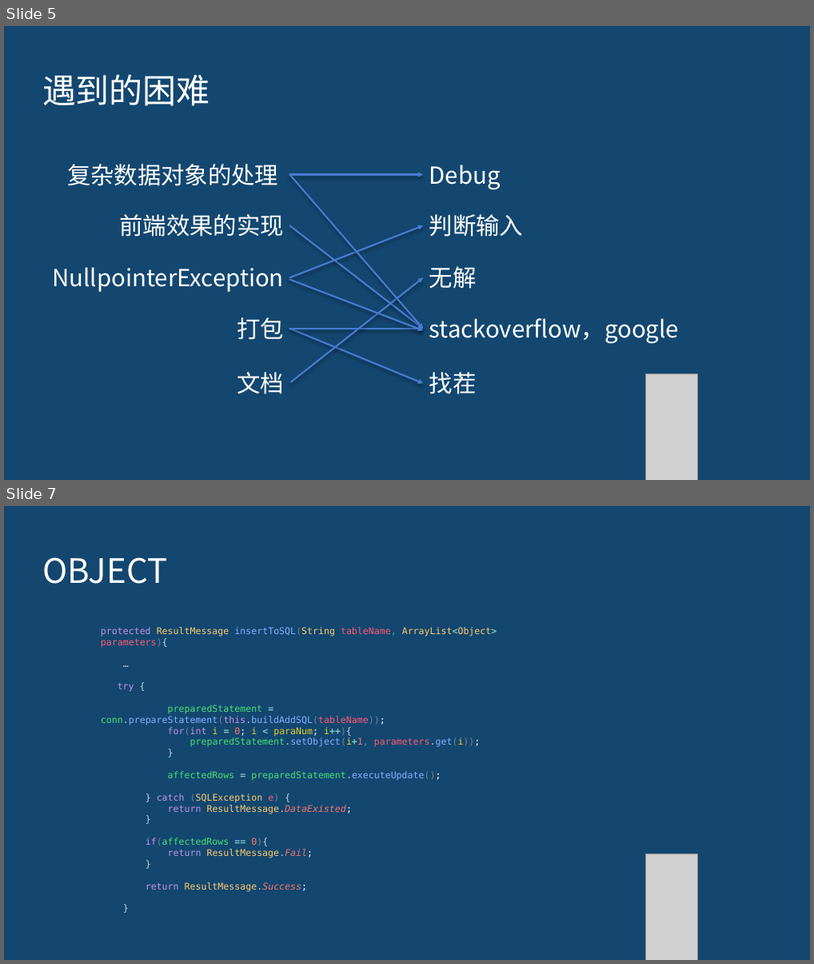
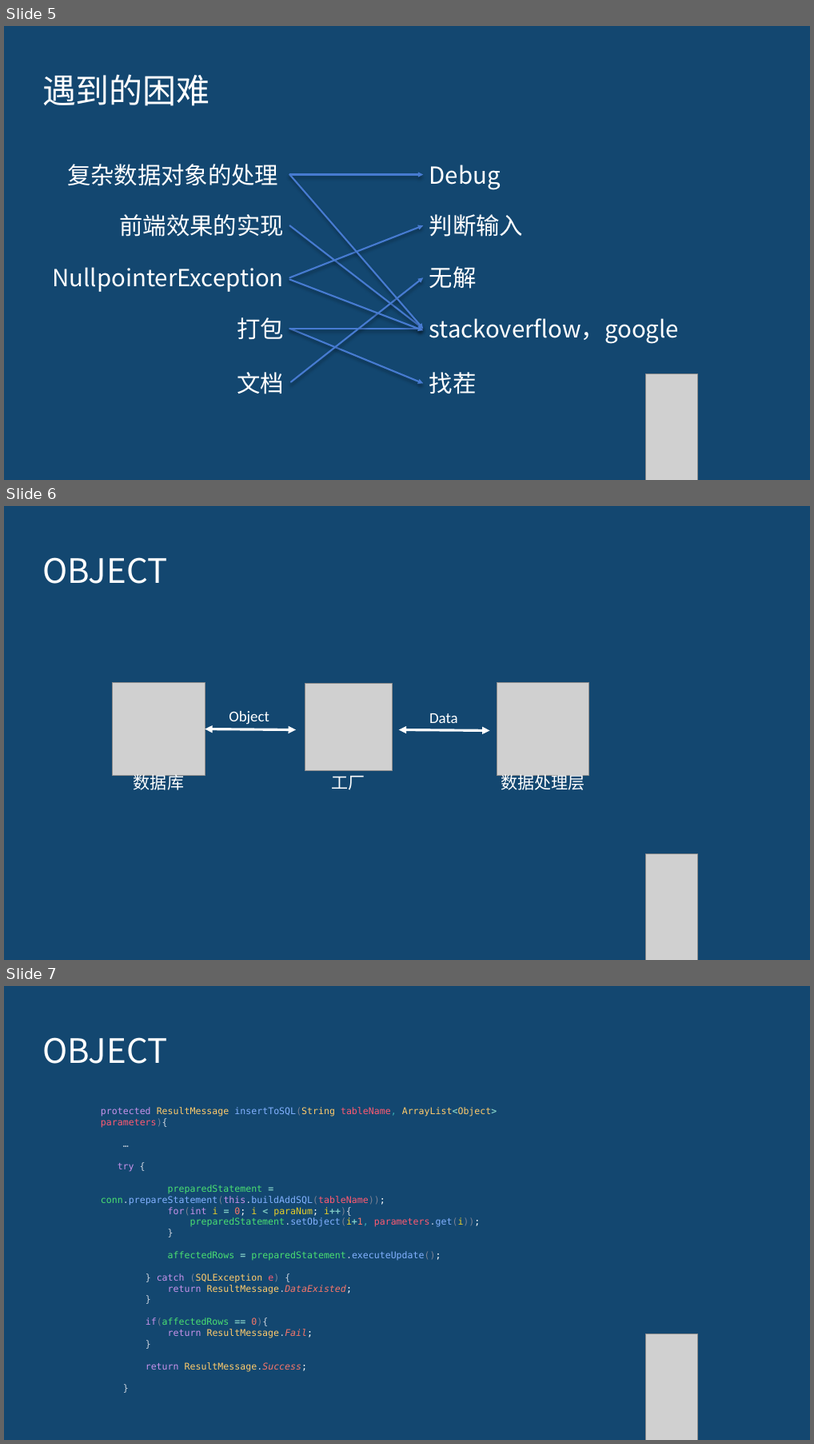
Before and after one commit to Leftovers4/BigHomework, a slide deck: 大作业展示.pptx. Shown one above the other, each under a label of ours: slides 5 and 7 before the commit, slides 5, 6 and 7 after it; the slides between them are not shown. The pictures are 814x964 and 814x1444 pixels, drawn with LibreOffice and Linux fonts; fonts in the diff are those of the drawing; grey boxes stand for pictures; background and template pictures are left out. Boxes give left, top, right and bottom in pixels: in the first picture for what was removed or moved away, otherwise in the second. Text is boxed around its words. In the diff, an @@ line names an element or a change of style, - is before the commit and + after.

```diff
--- a/大作业展示.pptx
+++ b/大作业展示.pptx
@@ slide 6 added at (4,506,810,960), background picture (left out) @@
@@ title added at (42,557,167,584), 40 pt, text #FFFFFF @@
+OBJECT
@@ picture added at (113,683,206,776) @@
@@ picture added at (305,684,392,770) @@
@@ picture added at (497,683,590,776) @@
@@ text added at (229,711,270,724), 18 pt, text #FFFFFF @@
+Object
@@ text added at (430,713,458,723), 18 pt, text #FFFFFF @@
+Data
@@ double arrow added from (205, 728) to (296, 730), #FFFFFF 3 pt @@
@@ double arrow added from (399, 730) to (490, 731), #FFFFFF 3 pt @@
@@ text added at (134,772,184,792), 20 pt, text #FFFFFF @@
+数据库
@@ text added at (332,775,366,790), 20 pt, text #FFFFFF @@
+工厂
@@ text added at (501,772,585,792), 20 pt, text #FFFFFF @@
+数据处理层
@@ picture added at (646,854,698,960) @@
```
Also in this commit, not shown: 2 slides changed, 1 other slide added.
